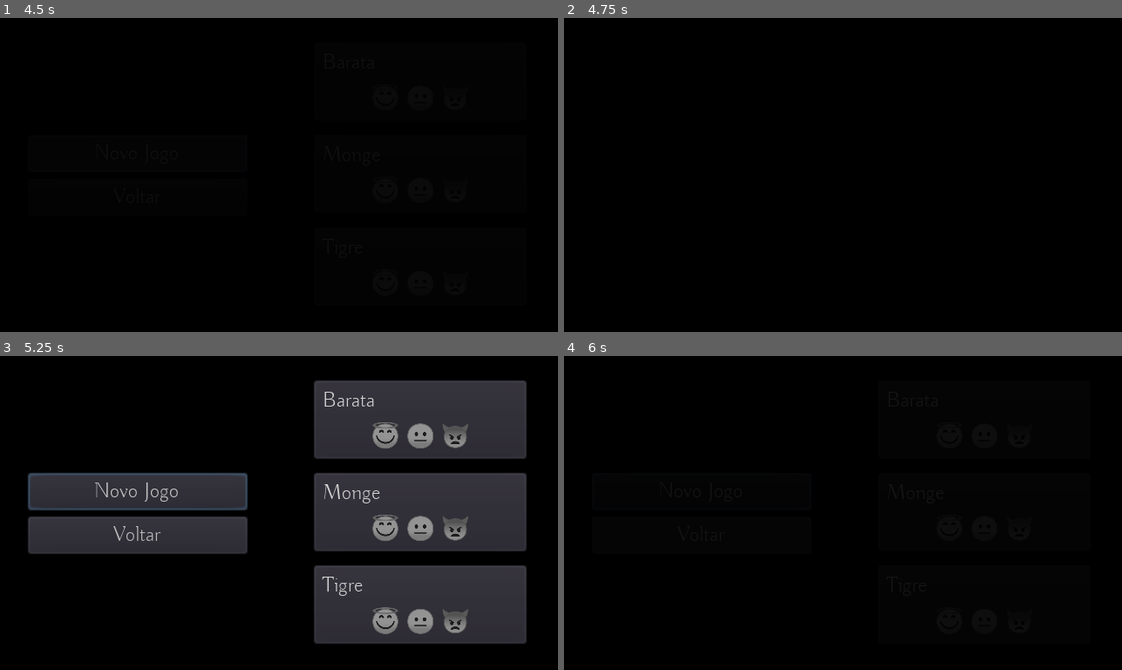
Above: before the commit, frames 1-4 (two rows, left to right).
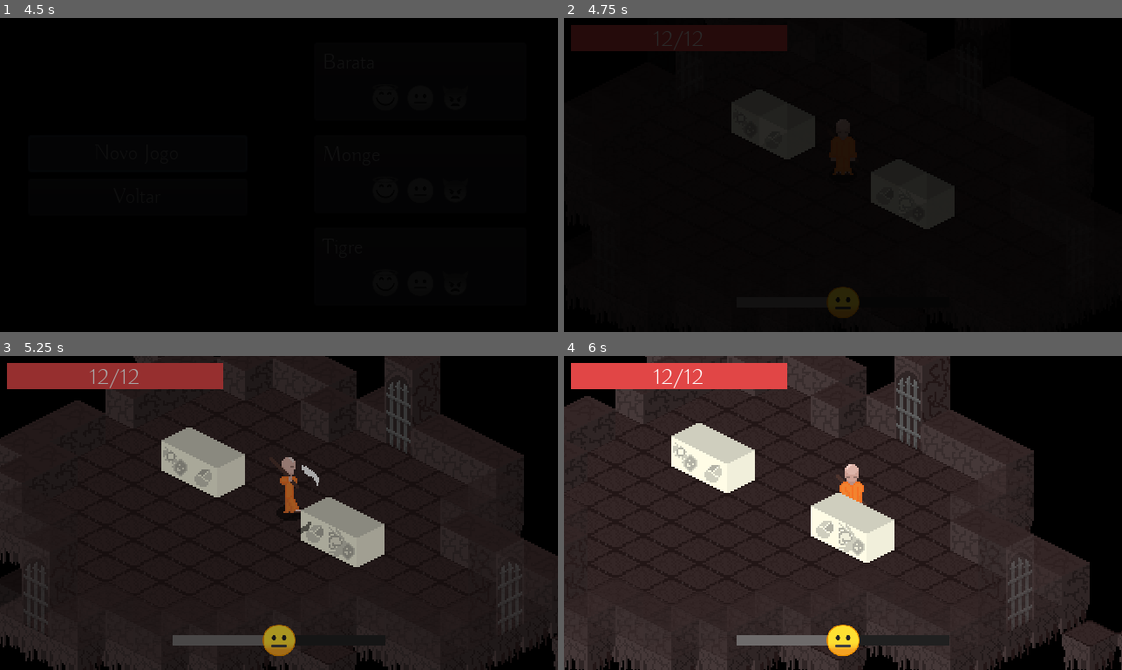
Above: after the commit, the same moments.

Repository: ColmeiaUDESC/gamejaaj6
Game: Godot game, scene res://Cenas/MenuPrincipal.tscn
Same seed, same stepped clock (60 frames per second), same inputs: the game is played once before the commit and once after it.
Inputs (mouse positions are in pixels of both pictures, inside the frame that each line leads up to):
- Up to frame 1 (4.5 s): click "Jogar" at 0.5 s; click "Voltar" at 1.25 s; click "Jogar" at 2 s; click "Save 1" at 2.75 s; click "Novo Jogo" at 3.5 s; click "Novo Jogo" at 4.25 s
- Up to frame 2 (4.75 s): no input
- Up to frame 3 (5.25 s): tap Enter at 5 s; move the mouse to (401, 497) at 5.02 s; hold D (andar_pra_direita) from 5.03 s (still down); click (401, 497) at 5.1 s
- Up to frame 4 (6 s): move the mouse to (731, 528) at 5.77 s; release D (andar_pra_direita) at 5.78 s; hold S (andar_pra_baixo) from 5.78 s (still down); right-click (731, 528) at 5.85 s

Frame 1 is identical in both runs. In frame 2, 8.8% of the frame differs, in the area x 1-70%, y 2-96%; in frame 3, 81%; in frame 4, 82%, in the area x 0-100%, y 0-100%.

Commit message:
Corrigir problemas de dependencia

Diff:
--- /dev/null
+++ b/Instanciaveis/Estados/Inimigo/AtacarPulo.tscn
@@ -0,0 +1,11 @@
+[gd_scene load_steps=2 format=2]
+
+[ext_resource path="res://Instanciaveis/Estados/Inimigo/PrepararAtaque.gd" type="Script" id=1]
+
+[node name="AtaquePulo" type="Node"]
+script = ExtResource( 1 )
+velocidade_pulo = 7000.0
+caminho_raycast = NodePath("../../RayCast2D")
+
+[node name="Timer" type="Timer" parent="."]
+one_shot = true
--- a/Instanciaveis/Inimigos/Rato.tscn
+++ b/Instanciaveis/Inimigos/Rato.tscn
@@ -1,6 +1,6 @@
-[gd_scene load_steps=31 format=2]
+[gd_scene load_steps=30 format=2]
 
-[ext_resource path="res://Instanciaveis/Estados/Inimigo/Atacar.tscn" type="PackedScene" id=1]
+[ext_resource path="res://Instanciaveis/Estados/Inimigo/AtacarPulo.tscn" type="PackedScene" id=1]
 [ext_resource path="res://Instanciaveis/Estados/Inimigo/Aguardo.tscn" type="PackedScene" id=2]
 [ext_resource path="res://Conteudos/Musicas/Ataques/Rato/Rato1.wav" type="AudioStream" id=3]
 [ext_resource path="res://Assets/Sprites/Rato/Rato12.png" type="Texture" id=4]
@@ -25,7 +25,6 @@
 [ext_resource path="res://Assets/Sprites/Rato/Rato5.png" type="Texture" id=23]
 [ext_resource path="res://Assets/Sprites/Rato/Rato8.png" type="Texture" id=24]
 [ext_resource path="res://Assets/Sprites/Rato/Rato3.png" type="Texture" id=25]
-[ext_resource path="res://Instanciaveis/Estados/Inimigo/PrepararAtaque.gd" type="Script" id=26]
 
 [sub_resource type="ShaderMaterial" id=1]
 resource_local_to_scene = true
@@ -38,36 +37,6 @@
 
 [sub_resource type="SpriteFrames" id=2]
 animations = [ {
-"frames": [ ExtResource( 22 ) ],
-"loop": true,
-"name": "parado",
-"speed": 5.0
-}, {
-"frames": [ ExtResource( 14 ), ExtResource( 25 ), ExtResource( 21 ), ExtResource( 23 ) ],
-"loop": true,
-"name": "andando_lado",
-"speed": 8.0
-}, {
-"frames": [ ExtResource( 15 ), ExtResource( 6 ), ExtResource( 4 ), ExtResource( 20 ) ],
-"loop": true,
-"name": "andando_frente",
-"speed": 8.0
-}, {
-"frames": [ ExtResource( 17 ), ExtResource( 10 ), ExtResource( 24 ), ExtResource( 9 ) ],
-"loop": true,
-"name": "andando_costas",
-"speed": 8.0
-}, {
-"frames": [ ExtResource( 18 ), ExtResource( 12 ), ExtResource( 13 ), ExtResource( 19 ), ExtResource( 16 ) ],
-"loop": true,
-"name": "carregando_ataque",
-"speed": 10.0
-}, {
-"frames": [ ExtResource( 6 ), ExtResource( 4 ) ],
-"loop": true,
-"name": "ataque_frente",
-"speed": 8.0
-}, {
 "frames": [ ExtResource( 25 ), ExtResource( 21 ) ],
 "loop": true,
 "name": "ataque_lado",
@@ -77,6 +46,36 @@
 "loop": true,
 "name": "ataque_costas",
 "speed": 8.0
+}, {
+"frames": [ ExtResource( 22 ) ],
+"loop": true,
+"name": "parado",
+"speed": 5.0
+}, {
+"frames": [ ExtResource( 15 ), ExtResource( 6 ), ExtResource( 4 ), ExtResource( 20 ) ],
+"loop": true,
+"name": "andando_frente",
+"speed": 8.0
+}, {
+"frames": [ ExtResource( 6 ), ExtResource( 4 ) ],
+"loop": true,
+"name": "ataque_frente",
+"speed": 8.0
+}, {
+"frames": [ ExtResource( 17 ), ExtResource( 10 ), ExtResource( 24 ), ExtResource( 9 ) ],
+"loop": true,
+"name": "andando_costas",
+"speed": 8.0
+}, {
+"frames": [ ExtResource( 14 ), ExtResource( 25 ), ExtResource( 21 ), ExtResource( 23 ) ],
+"loop": true,
+"name": "andando_lado",
+"speed": 8.0
+}, {
+"frames": [ ExtResource( 18 ), ExtResource( 12 ), ExtResource( 13 ), ExtResource( 19 ), ExtResource( 16 ) ],
+"loop": true,
+"name": "carregando_ataque",
+"speed": 10.0
 } ]
 
 [sub_resource type="CircleShape2D" id=5]
@@ -126,13 +125,9 @@
 [node name="Aguardo" parent="GerenciadorEstados" index="0" instance=ExtResource( 2 )]
 
 [node name="AtaquePulo" parent="GerenciadorEstados" index="1" instance=ExtResource( 1 )]
-script = ExtResource( 26 )
-velocidade_pulo = 7000.0
-caminho_raycast = NodePath("../../RayCast2D")
 
-[node name="Timer" type="Timer" parent="GerenciadorEstados/AtaquePulo" index="0"]
+[node name="Timer" parent="GerenciadorEstados/AtaquePulo" index="0"]
 wait_time = 0.5
-one_shot = true
 
 [node name="Seguir" parent="GerenciadorEstados" index="2" instance=ExtResource( 8 )]
 
@@ -142,3 +137,5 @@
 [connection signal="body_exited" from="Area_de_ataque" to="OuvinteDeEventos" method="_on_Area_de_ataque_body_exited"]
 [connection signal="pulo_finalizou" from="GerenciadorEstados/AtaquePulo" to="OuvinteDeEventos" method="_on_AtaquePulo_pulo_finalizou"]
 [connection signal="pulo_iniciou" from="GerenciadorEstados/AtaquePulo" to="SomAtacar" method="play"]
+
+[editable path="GerenciadorEstados/AtaquePulo"]
--- a/Instanciaveis/Jogador.tscn
+++ b/Instanciaveis/Jogador.tscn
@@ -3,7 +3,7 @@
 [ext_resource path="res://Instanciaveis/Scripts/Jogador.gd" type="Script" id=1]
 [ext_resource path="res://Assets/Sprites/Monk/monk7.png" type="Texture" id=2]
 [ext_resource path="res://UI/HP.tscn" type="PackedScene" id=3]
-[ext_resource path="res://Instanciaveis/Ataque.tscn" type="PackedScene" id=4]
+[ext_resource path="res://Instanciaveis/AtaqueMelee.tscn" type="PackedScene" id=4]
 [ext_resource path="res://Instanciaveis/Projeteis/ProjetilPurificacao.tscn" type="PackedScene" id=5]
 [ext_resource path="res://Instanciaveis/SpritePersonagem.tscn" type="PackedScene" id=6]
 [ext_resource path="res://Instanciaveis/Scripts/Camera2D.gd" type="Script" id=7]
@@ -46,45 +46,45 @@
 
 [sub_resource type="SpriteFrames" id=2]
 animations = [ {
+"frames": [ ExtResource( 25 ), ExtResource( 30 ) ],
+"loop": true,
+"name": "rezando",
+"speed": 3.0
+}, {
+"frames": [ ExtResource( 28 ), ExtResource( 20 ) ],
+"loop": true,
+"name": "atacando_costas",
+"speed": 8.0
+}, {
 "frames": [ ExtResource( 16 ) ],
 "loop": true,
 "name": "parado",
+"speed": 5.0
+}, {
+"frames": [ ExtResource( 23 ), ExtResource( 16 ), ExtResource( 21 ), ExtResource( 16 ) ],
+"loop": true,
+"name": "andando_frente",
+"speed": 5.0
+}, {
+"frames": [ ExtResource( 15 ), ExtResource( 27 ) ],
+"loop": true,
+"name": "atacando_lado",
+"speed": 8.0
+}, {
+"frames": [ ExtResource( 19 ), ExtResource( 12 ), ExtResource( 13 ), ExtResource( 12 ) ],
+"loop": true,
+"name": "andando_costas",
+"speed": 5.0
+}, {
+"frames": [ ExtResource( 22 ), ExtResource( 18 ), ExtResource( 14 ), ExtResource( 2 ) ],
+"loop": true,
+"name": "andando_lado",
 "speed": 5.0
 }, {
 "frames": [ ExtResource( 26 ), ExtResource( 24 ) ],
 "loop": true,
 "name": "atacando_frente",
 "speed": 8.0
-}, {
-"frames": [ ExtResource( 22 ), ExtResource( 18 ), ExtResource( 14 ), ExtResource( 2 ) ],
-"loop": true,
-"name": "andando_lado",
-"speed": 5.0
-}, {
-"frames": [ ExtResource( 28 ), ExtResource( 20 ) ],
-"loop": true,
-"name": "atacando_costas",
-"speed": 8.0
-}, {
-"frames": [ ExtResource( 23 ), ExtResource( 16 ), ExtResource( 21 ), ExtResource( 16 ) ],
-"loop": true,
-"name": "andando_frente",
-"speed": 5.0
-}, {
-"frames": [ ExtResource( 15 ), ExtResource( 27 ) ],
-"loop": true,
-"name": "atacando_lado",
-"speed": 8.0
-}, {
-"frames": [ ExtResource( 25 ), ExtResource( 30 ) ],
-"loop": true,
-"name": "rezando",
-"speed": 3.0
-}, {
-"frames": [ ExtResource( 19 ), ExtResource( 12 ), ExtResource( 13 ), ExtResource( 12 ) ],
-"loop": true,
-"name": "andando_costas",
-"speed": 5.0
 } ]
 
 [sub_resource type="Animation" id=3]
